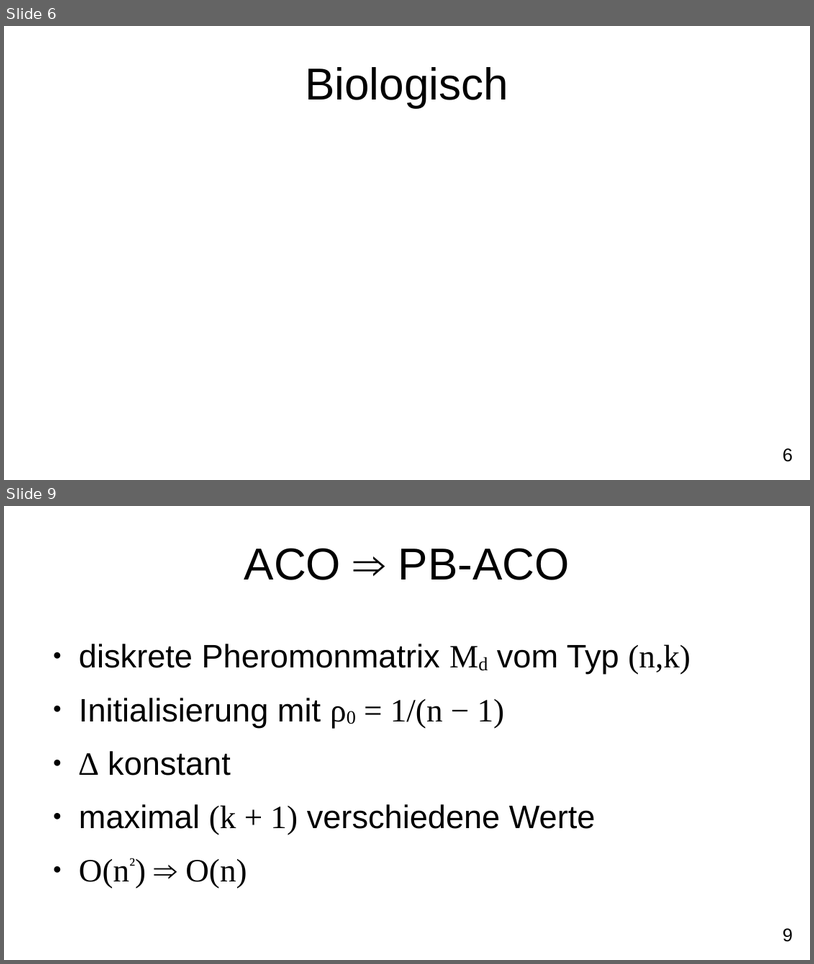
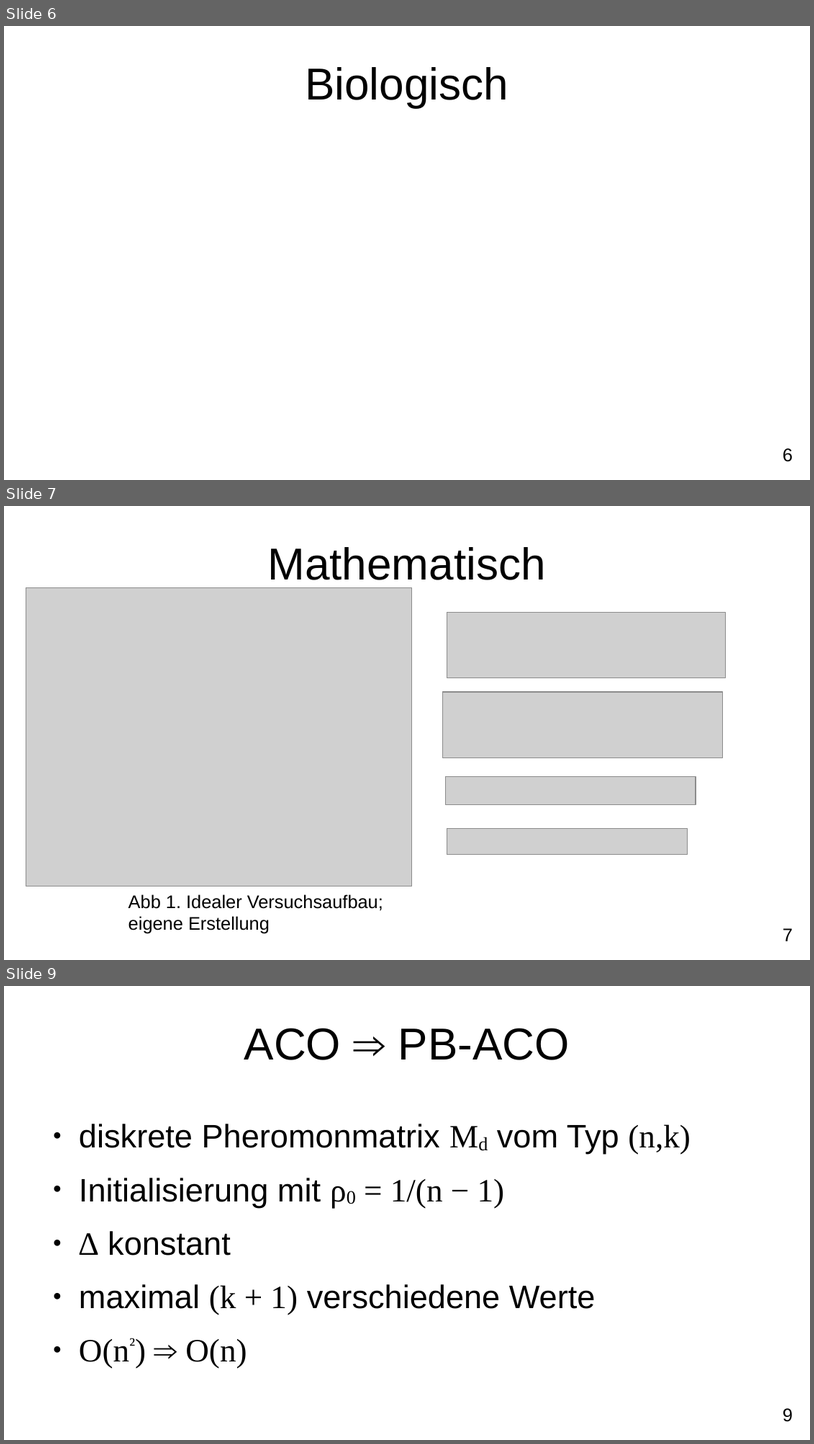
Before and after one commit to FXJackAll/Masterarbeit_Code, a slide deck: Masterarbeit_Verteidigung/Masterarbeit_Verteidigung.odp. Shown one above the other, each under a label of ours: slides 6 and 9 before the commit, slides 6, 7 and 9 after it; the slides between them are not shown. The pictures are 814x964 and 814x1444 pixels, drawn with LibreOffice and Linux fonts; fonts in the diff are those of the drawing; grey boxes stand for pictures; background and template pictures are left out. Boxes give left, top, right and bottom in pixels: in the first picture for what was removed or moved away, otherwise in the second. Text is boxed around its words. In the diff, an @@ line names an element or a change of style, - is before the commit and + after.

```diff
--- a/Masterarbeit_Verteidigung/Masterarbeit_Verteidigung.odp
+++ b/Masterarbeit_Verteidigung/Masterarbeit_Verteidigung.odp
@@ slide 7 added at bbox=[4, 506, 810, 960], background #FFFFFF; not listed: 1 template element that a slide beside it also shows @@
@@ title added at bbox=[268, 547, 546, 580], 44 pt, text #000000 @@
+Mathematisch
@@ picture added at bbox=[26, 587, 412, 885] @@
@@ picture added at bbox=[448, 612, 725, 678] @@
@@ picture added at bbox=[443, 692, 723, 758] @@
@@ picture added at bbox=[446, 776, 696, 805] @@
@@ picture added at bbox=[448, 828, 688, 854] @@
@@ text added at bbox=[129, 894, 383, 934], 18 pt, text #000000 @@
+Abb 1. Idealer Versuchsaufbau;
+eigene Erstellung
```
Also in this commit, not shown: 5 slides changed, 3 other slides added, 2 slides removed, 13 other files.
